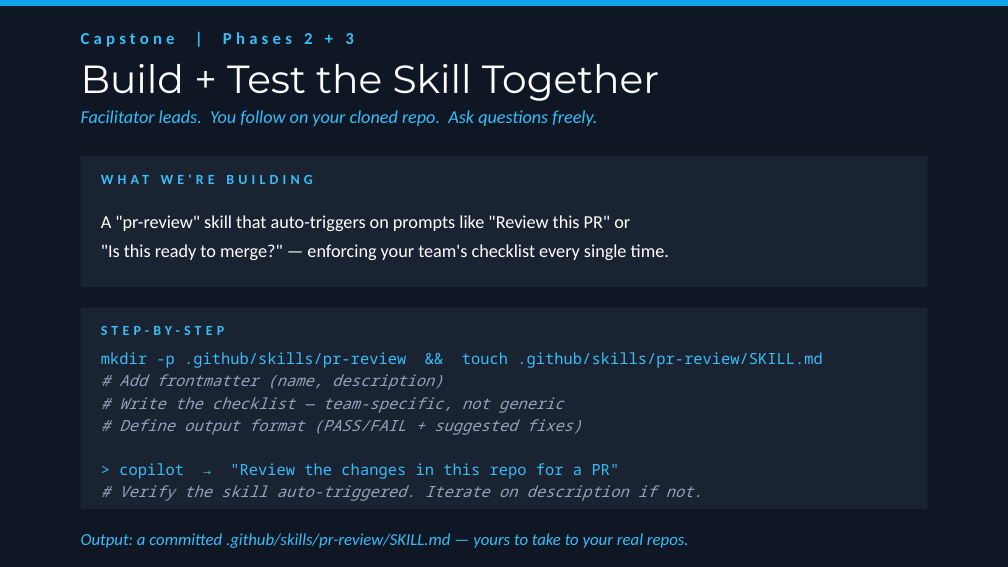
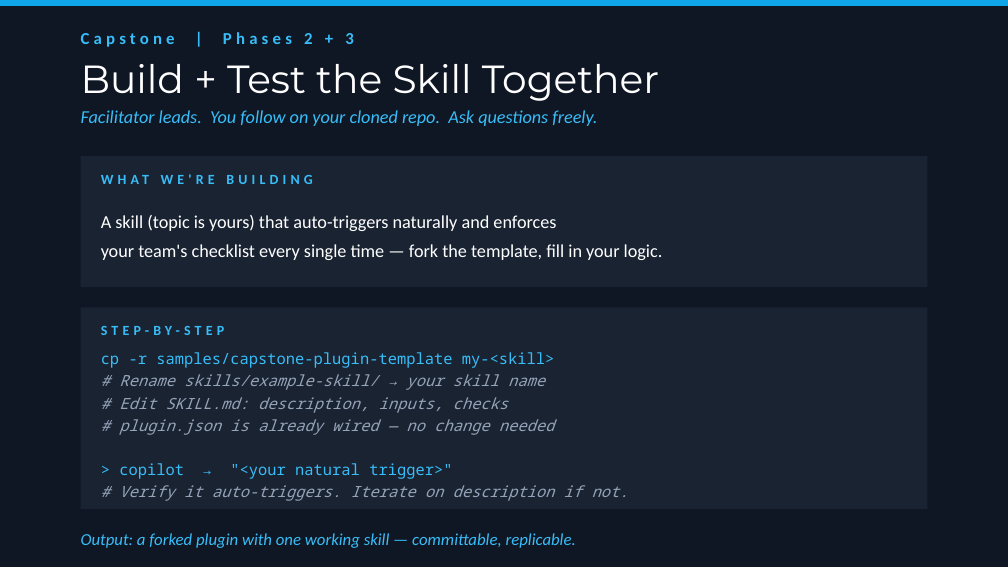
Before and after one commit to bubuding0809/copilot-cli-for-beginners, a slide deck: slide 20 of WORKSHOP-PRESENTATION.pptx. Drawn at 1008x567 pixels with LibreOffice and Linux fonts; fonts in the diff are those of the drawing. Boxes give left, top, right and bottom in pixels: in the first picture for what was removed or moved away, otherwise in the second. Text is boxed around its words. In the diff, an @@ line names an element or a change of style, - is before the commit and + after.

```diff
--- a/WORKSHOP-PRESENTATION.pptx
+++ b/WORKSHOP-PRESENTATION.pptx
@@ text at (101, 215, 663, 260): text changed @@
-A "pr-review" skill that auto-triggers on prompts like "Review this PR" or
-"Is this ready to merge?" — enforcing your team's checklist every single time.
+A skill (topic is yours) that auto-triggers naturally and enforces
+your team's checklist every single time — fork the template, fill in your logic.
@@ text at (101, 352, 629, 501): text changed @@
-mkdir -p .github/skills/pr-review && touch .github/skills/pr-review/SKILL.md
-# Add frontmatter (name, description)
-# Write the checklist — team-specific, not generic
-# Define output format (PASS/FAIL + suggested fixes)
-> copilot → "Review the changes in this repo for a PR"
-# Verify the skill auto-triggered. Iterate on description if not.
+cp -r samples/capstone-plugin-template my-<skill>
+# Rename skills/example-skill/ → your skill name
+# Edit SKILL.md: description, inputs, checks
+# plugin.json is already wired — no change needed
+> copilot → "<your natural trigger>"
+# Verify it auto-triggers. Iterate on description if not.
@@ text at (81, 533, 576, 548): text changed @@
-Output: a committed .github/skills/pr-review/SKILL.md — yours to take to your real repos.
+Output: a forked plugin with one working skill — committable, replicable.
```
Also in this commit, not shown: 12 other slides changed, 1 slide added, 2 slides removed, 3 other files.
